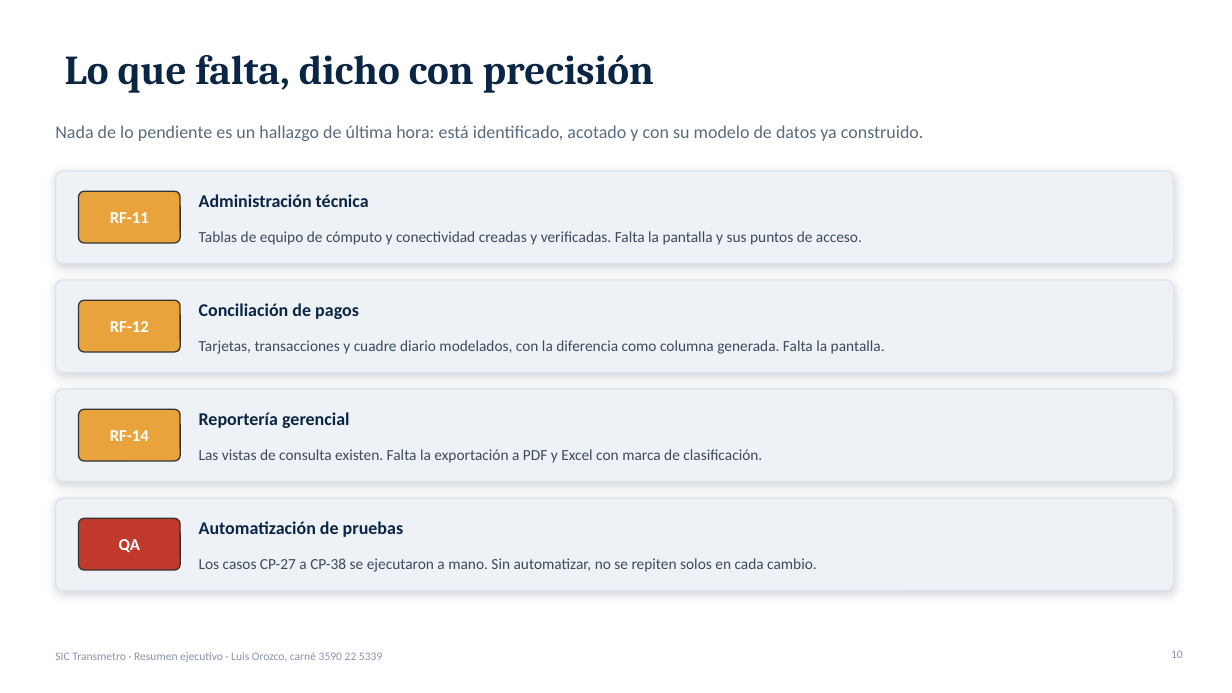
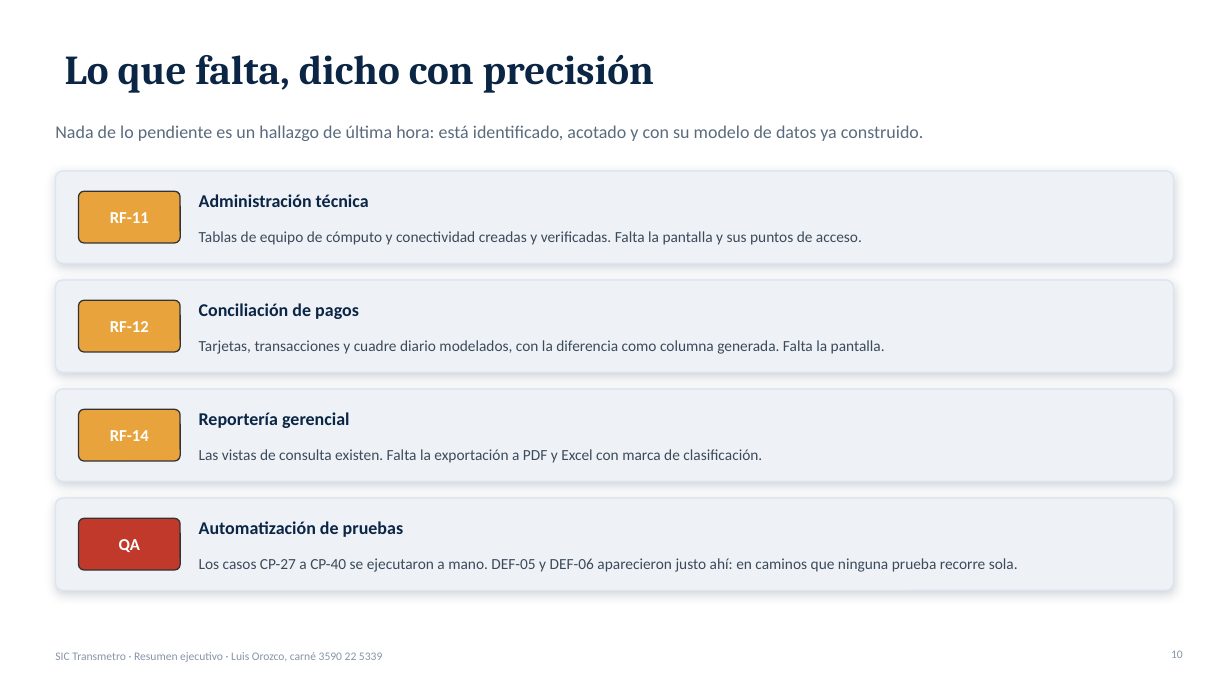
Before and after one commit to LuisO01/transmetro-sic, a slide deck: slide 10 of entregables/SIC_Transmetro_Resumen_Ejecutivo.pptx. Drawn at 1232x693 pixels with LibreOffice and Linux fonts; fonts in the diff are those of the drawing. Boxes give left, top, right and bottom in pixels: in the first picture for what was removed or moved away, otherwise in the second. Text is boxed around its words. In the diff, an @@ line names an element or a change of style, - is before the commit and + after.

```diff
--- a/entregables/SIC_Transmetro_Resumen_Ejecutivo.pptx
+++ b/entregables/SIC_Transmetro_Resumen_Ejecutivo.pptx
@@ text at [199,558,1018,572]: text changed @@
-Los casos CP-27 a CP-38 se ejecutaron a mano. Sin automatizar, no se repiten solos en cada cambio.
+Los casos CP-27 a CP-40 se ejecutaron a mano. DEF-05 y DEF-06 aparecieron justo ahí: en caminos que ninguna prueba recorre sola.
```
Also in this commit, not shown: 5 other slides changed, 6 other files.
